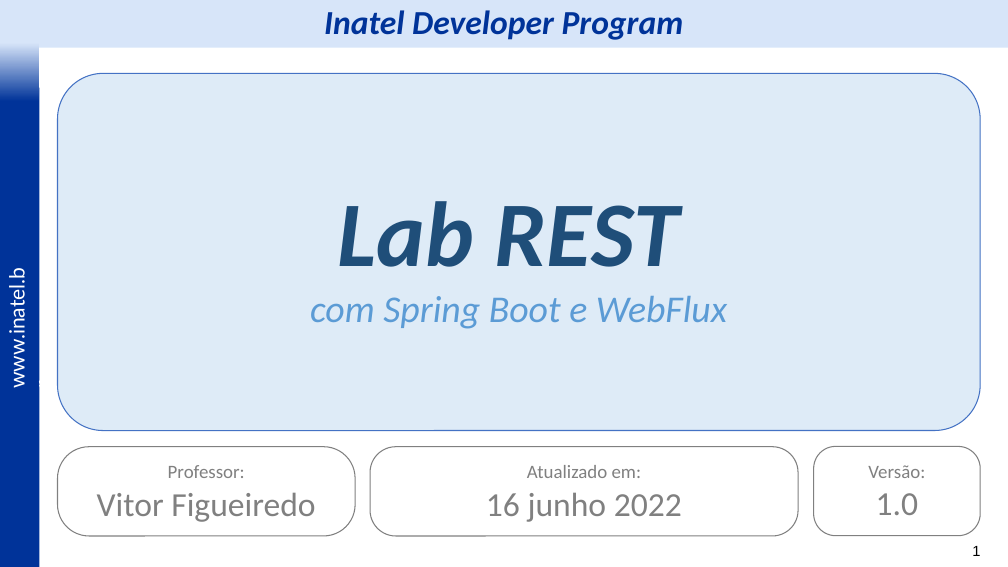
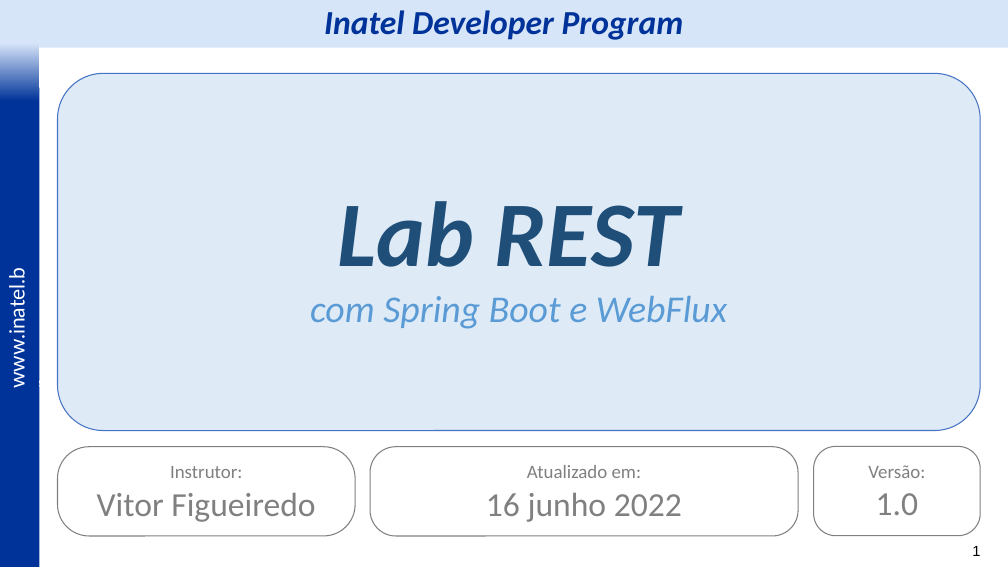
Before and after one commit to vitor-figueiredo/Lab_REST, a slide deck: slide 1 of _docs/Lab_REST - Spring Boot e Spring WebFlux - v11.pptx. Drawn at 1008x567 pixels with LibreOffice and Linux fonts; fonts in the diff are those of the drawing; background and template pictures are left out. Boxes give left, top, right and bottom in pixels: in the first picture for what was removed or moved away, otherwise in the second. Text is boxed around its words. In the diff, an @@ line names an element or a change of style, - is before the commit and + after.

```diff
--- a/_docs/Lab_REST - Spring Boot e Spring WebFlux - v11.pptx
+++ b/_docs/Lab_REST - Spring Boot e Spring WebFlux - v11.pptx
@@ text in rounded rectangle at <box>170,466,242,478</box>: text changed @@
-Professor:
+Instrutor:
```
Also in this commit, not shown: 2 other files.
